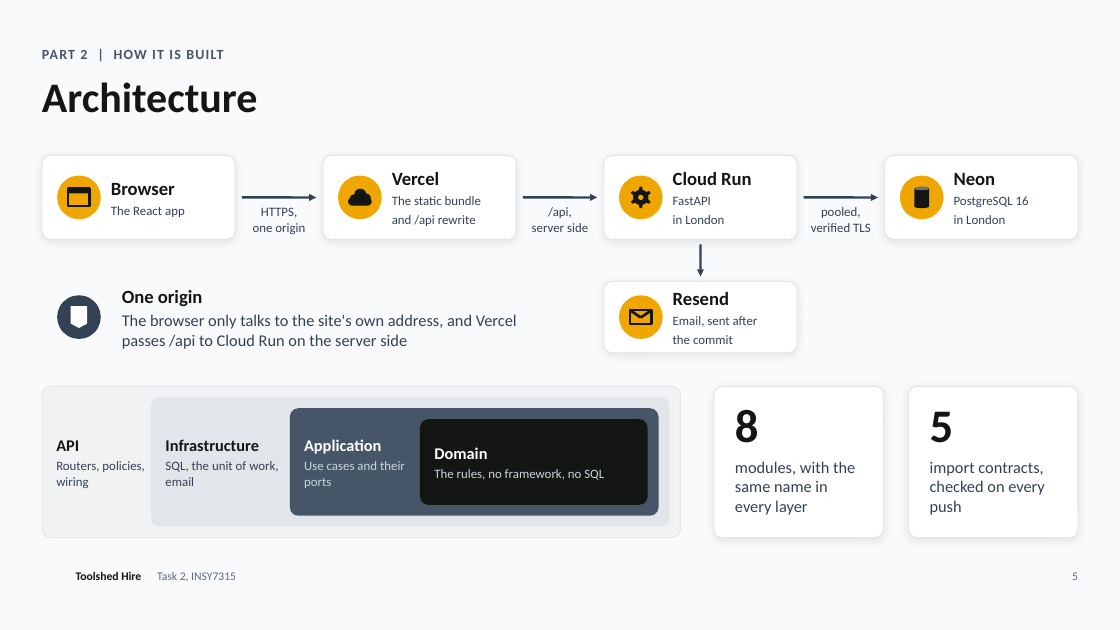
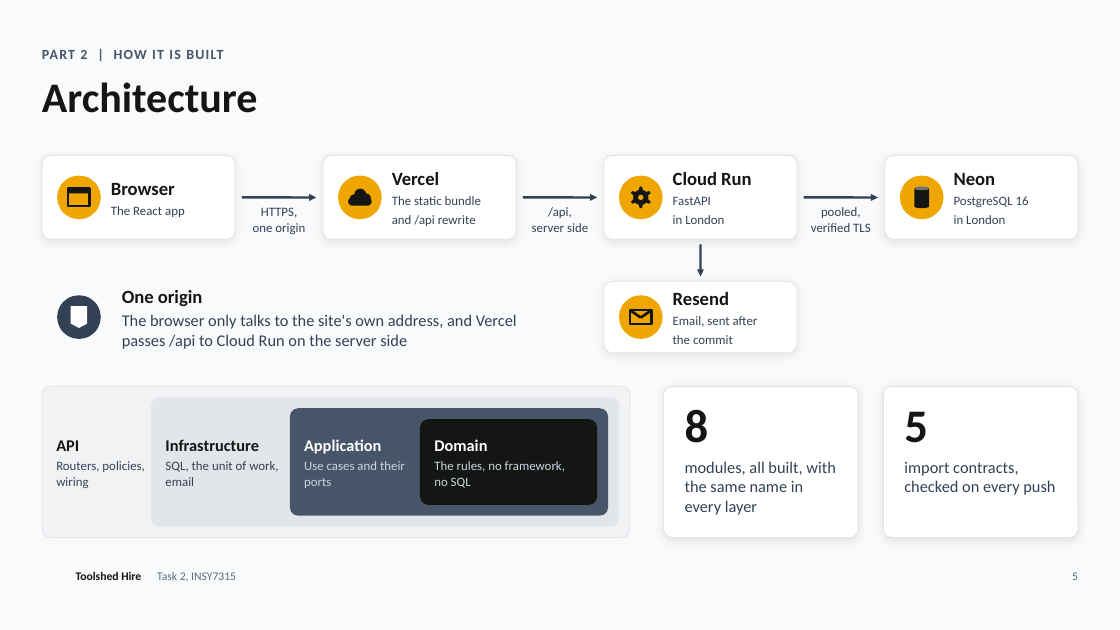
Before and after one commit to teon-artilionAI/toolshed-hire, a slide deck: slide 5 of docs/task2/slides/toolshed-hire-task-2.pptx. Drawn at 1120x630 pixels with LibreOffice and Linux fonts; fonts in the diff are those of the drawing; background and template pictures are left out. Boxes give left, top, right and bottom in pixels: in the first picture for what was removed or moved away, otherwise in the second. Text is boxed around its words. In the diff, an @@ line names an element or a change of style, - is before the commit and + after.

```diff
--- a/docs/task2/slides/toolshed-hire-task-2.pptx
+++ b/docs/task2/slides/toolshed-hire-task-2.pptx
@@ rounded rectangle: place and size @@
-rounded rectangle at box(42, 386, 681, 538)
+rounded rectangle at box(42, 386, 630, 538)
@@ rounded rectangle: place and size @@
-rounded rectangle at box(714, 386, 884, 538)
+rounded rectangle at box(664, 386, 859, 538)
@@ rounded rectangle: place and size @@
-rounded rectangle at box(909, 386, 1079, 538)
+rounded rectangle at box(884, 386, 1079, 538)
@@ rounded rectangle: place and size @@
-rounded rectangle at box(151, 397, 670, 527)
+rounded rectangle at box(151, 397, 619, 527)
@@ rounded rectangle: place and size @@
-rounded rectangle at box(290, 408, 659, 516)
+rounded rectangle at box(290, 408, 608, 516)
@@ rounded rectangle: place and size @@
-rounded rectangle at box(420, 419, 648, 505)
+rounded rectangle at box(420, 419, 597, 505)
@@ text "8": place and size @@
-text "8" at box(735, 409, 759, 443)
+text "8" at box(685, 409, 709, 443)
@@ text "5": place and size @@
-text "5" at box(930, 411, 954, 443)
+text "5" at box(904, 411, 928, 443)
@@ text "Domain" rewrapped from box(434, 447, 604, 480) to box(434, 439, 565, 488) @@
@@ text at box(685, 461, 836, 515): text changed @@
-modules, with the same name in every layer
+modules, all built, with the same name in every layer
@@ text "import contracts, checked on every ..." rewrapped from box(930, 462, 1045, 515) to box(904, 462, 1055, 495) @@
```
Also in this commit, not shown: 12 other slides changed, 1 other file.
